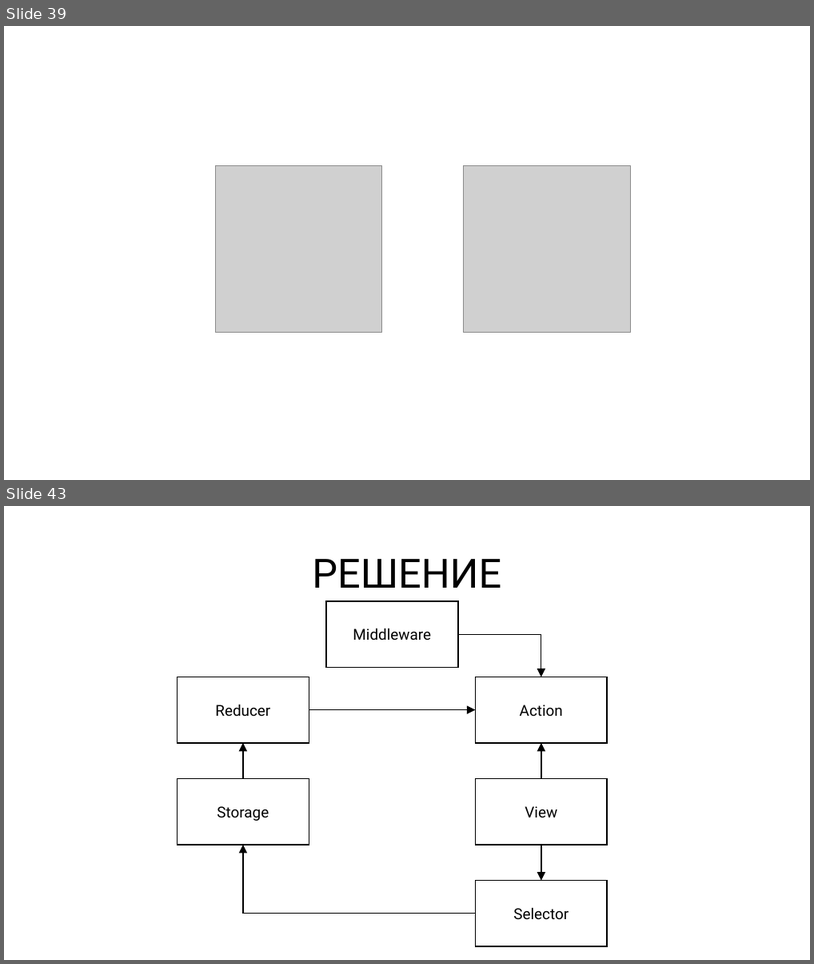
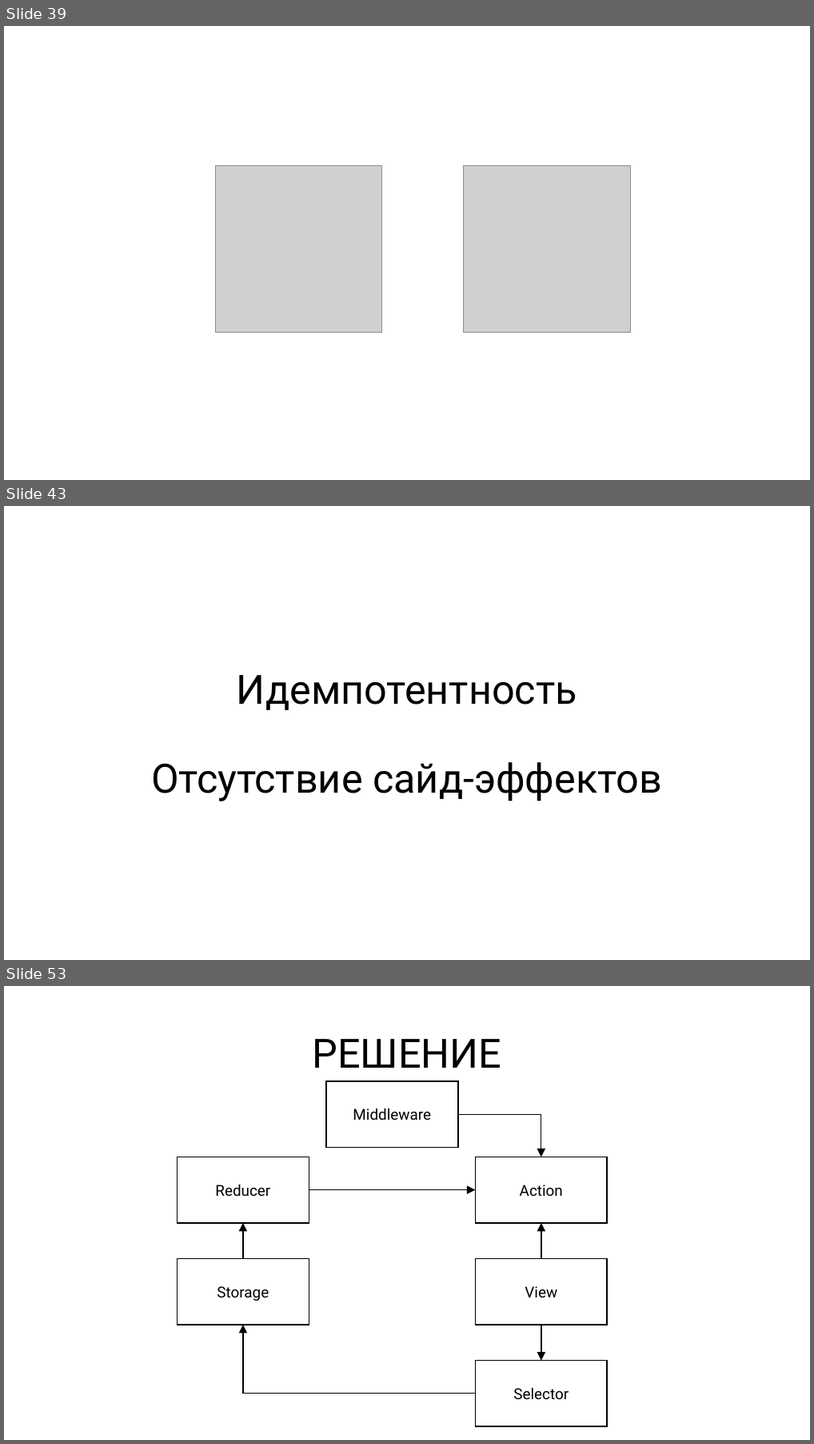
Before and after one commit to rkhaimov/brain-gym, a slide deck: Презентация.pptx. Shown one above the other, each under a label of ours: slides 39 and 43 before the commit, slides 39, 43 and 53 after it; the slides between them are not shown. The pictures are 814x964 and 814x1444 pixels, drawn with LibreOffice and Linux fonts; fonts in the diff are those of the drawing; grey boxes stand for pictures. Boxes give left, top, right and bottom in pixels: in the first picture for what was removed or moved away, otherwise in the second. Text is boxed around its words. In the diff, an @@ line names an element or a change of style, - is before the commit and + after.

```diff
--- a/Презентация.pptx
+++ b/Презентация.pptx
@@ slide 43 added at bbox=[4, 506, 810, 960], background #FFFFFF @@
@@ text added at bbox=[237, 675, 578, 710], 48 pt, text #000000 @@
+Идемпотентность
@@ text added at bbox=[151, 762, 662, 801], 48 pt, text #000000 @@
+Отсутствие сайд-эффектов
@@ what was slide 43 is now slide 53 @@
```
Also in this commit, not shown: 9 slides changed, 17 other slides added, 8 slides removed, 1 other file.
